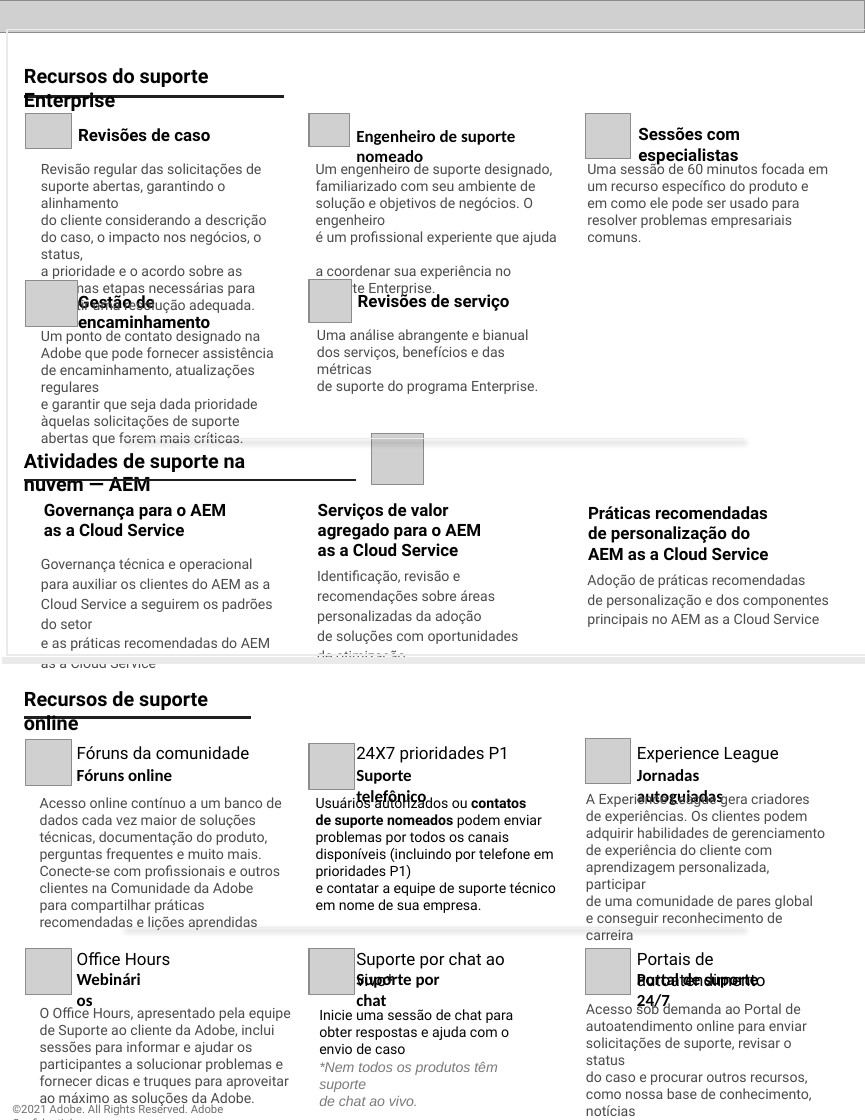
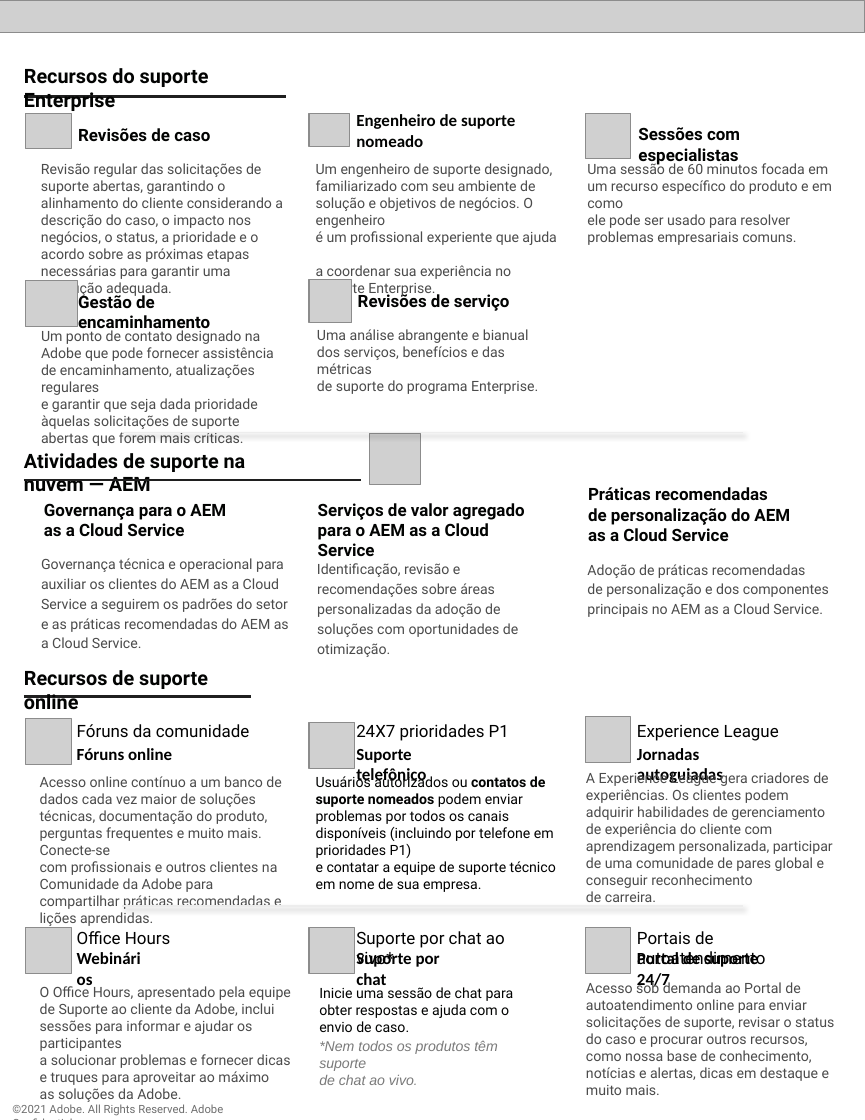
Before and after one commit to AdobeDocs/support-resources.pt-BR, a slide deck: slide 2 of help/data-sheets/assets/EnterpriseSupportDatasheet.pptx. Drawn at 865x1120 pixels with LibreOffice and Linux fonts; fonts in the diff are those of the drawing; grey boxes stand for pictures. Boxes give left, top, right and bottom in pixels: in the first picture for what was removed or moved away, otherwise in the second. Text is boxed around its words. In the diff, an @@ line names an element or a change of style, - is before the commit and + after.

```diff
--- a/help/data-sheets/assets/EnterpriseSupportDatasheet.pptx
+++ b/help/data-sheets/assets/EnterpriseSupportDatasheet.pptx
@@ freeform shape removed at <box>7,30,865,655</box> @@
@@ freeform shape at <box>24,97,286,105</box>: outline redrawn @@
@@ text "Engenheiro de suporte nomeado" rewrapped from <box>356,130,515,168</box> to <box>356,114,515,147</box> @@
@@ text "Revisão regular das solicitações de ..." rewrapped from <box>41,163,266,314</box> to <box>41,163,283,297</box> @@
@@ text "Uma sessão de 60 minutos ..." rewrapped from <box>587,161,828,228</box> to <box>587,161,832,245</box> @@
@@ freeform shape: place and size @@
-freeform shape at <box>123,434,743,439</box>
+freeform shape at <box>123,427,743,432</box>
@@ freeform shape: place and size @@
-freeform shape at <box>24,479,357,484</box>
+freeform shape at <box>24,479,362,487</box>
@@ text "Práticas recomendadas de personalização do ..." rewrapped from <box>588,506,769,560</box> to <box>588,487,790,541</box> @@
@@ text "Serviços de valor agregado para ..." rewrapped from <box>318,503,481,556</box> to <box>318,503,525,556</box> @@
@@ text at <box>41,558,289,632</box>: text changed @@
-Governança técnica e operacional para auxiliar os clientes do AEM as a Cloud Service a seguirem os padrões do setor
-e as práticas recomendadas do AEM
-as a Cloud Service
+Governança técnica e operacional para auxiliar os clientes do AEM as a Cloud Service a seguirem os padrões do setor e as práticas recomendadas do AEM as a Cloud Service.
@@ text at <box>317,563,518,637</box>: text changed @@
-Identificação, revisão e recomendações sobre áreas personalizadas da adoção
-de soluções com oportunidades
-de otimização
+Identificação, revisão e recomendações sobre áreas personalizadas da adoção de soluções com oportunidades de otimização.
@@ text at <box>587,564,829,617</box>: text changed @@
-Adoção de práticas recomendadas
-de personalização e dos componentes principais no AEM as a Cloud Service
+Adoção de práticas recomendadas
+de personalização e dos componentes principais no AEM as a Cloud Service.
@@ freeform shape removed at <box>2,659,865,659</box> @@
@@ 14 texts, 6 pictures, 2 freeform shapes: place and size @@
-14 texts, 6 pictures, 2 freeform shapes at <box>24,691,779,1106</box>
+14 texts, 6 pictures, 2 freeform shapes at <box>24,670,779,1085</box>
@@ text at <box>40,776,281,928</box>: text changed @@
-Acesso online contínuo a um banco de dados cada vez maior de soluções técnicas, documentação do produto, perguntas frequentes e muito mais. Conecte-se com profissionais e outros clientes na Comunidade da Adobe para compartilhar práticas recomendadas e lições aprendidas
+Acesso online contínuo a um banco de dados cada vez maior de soluções técnicas, documentação do produto, perguntas frequentes e muito mais. Conecte-se
+com profissionais e outros clientes na Comunidade da Adobe para compartilhar práticas recomendadas e lições aprendidas.
@@ text at <box>586,769,833,888</box>: text changed @@
-A Experience League gera criadores
-de experiências. Os clientes podem
-adquirir habilidades de gerenciamento
-de experiência do cliente com aprendizagem personalizada, participar
-de uma comunidade de pares global
-e conseguir reconhecimento de carreira
+A Experience League gera criadores de experiências. Os clientes podem adquirir habilidades de gerenciamento de experiência do cliente com aprendizagem personalizada, participar de uma comunidade de pares global e conseguir reconhecimento
+de carreira.
@@ text "Portais de autoatendimento": place and size @@
-text "Portais de autoatendimento" at <box>637,952,766,988</box>
+text "Portais de autoatendimento" at <box>637,931,766,967</box>
@@ text "O Office Hours, apresentado pela ..." rewrapped from <box>40,1005,291,1108</box> to <box>40,984,291,1102</box> @@
@@ text at <box>319,987,514,1032</box>: text changed @@
-Inicie uma sessão de chat para obter respostas e ajuda com o envio de caso
+Inicie uma sessão de chat para obter respostas e ajuda com o envio de caso.
@@ text "Acesso sob demanda ao Portal ..." rewrapped from <box>586,1001,811,1101</box> to <box>586,979,834,1081</box> @@
```
Also in this commit, not shown: 3 other slides changed, 8 other files.
